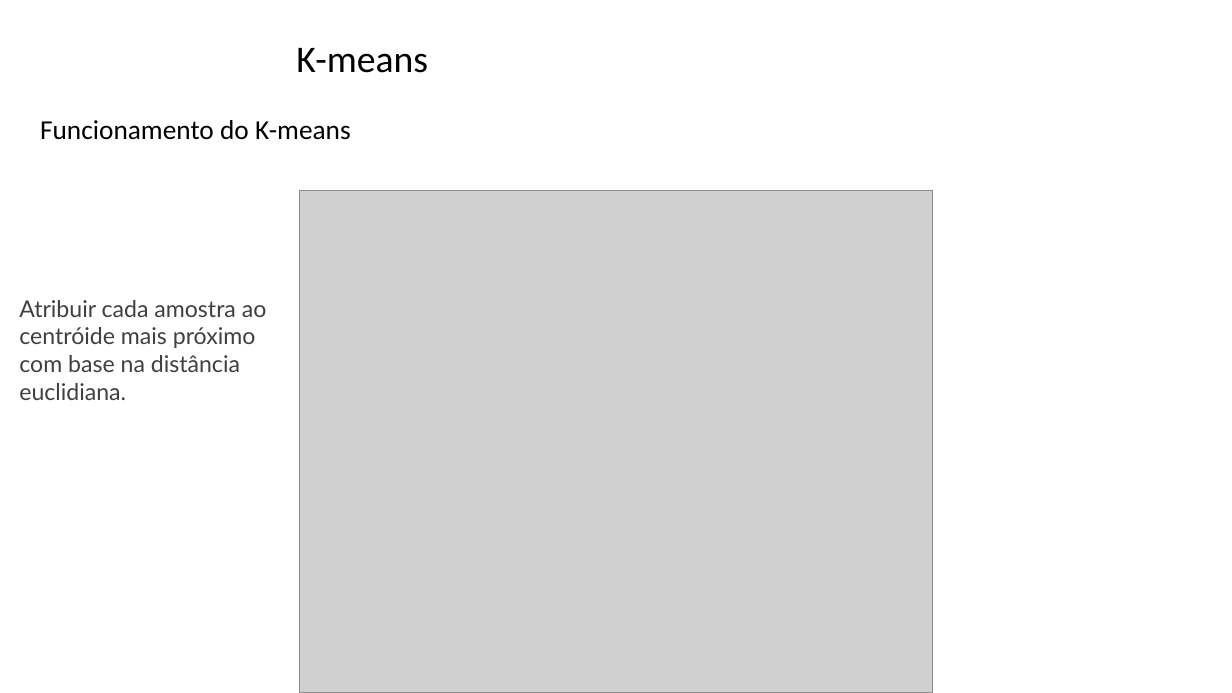
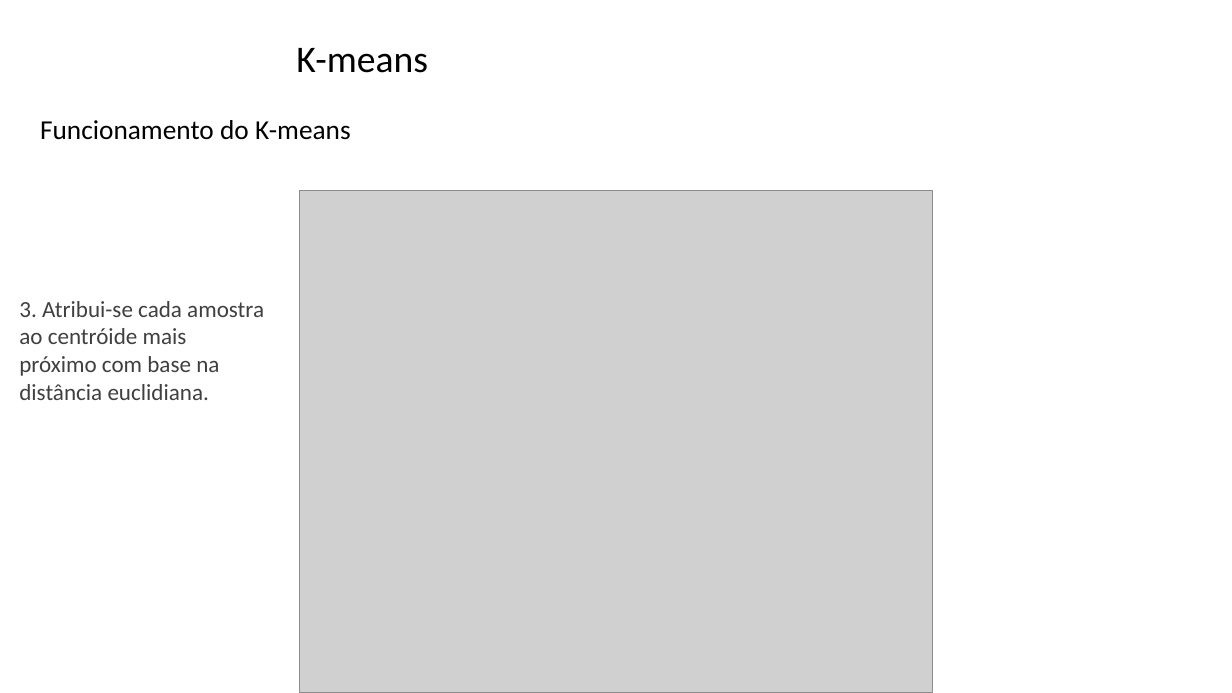
Before and after one commit to zz4fap/tp557-iot-ml, a slide deck: slide 9 of slides/TP557_16_detecção_de_anomalias.pptx. Drawn at 1232x693 pixels with LibreOffice and Linux fonts; fonts in the diff are those of the drawing; grey boxes stand for pictures; background and template pictures are left out. Boxes give left, top, right and bottom in pixels: in the first picture for what was removed or moved away, otherwise in the second. Text is boxed around its words. In the diff, an @@ line names an element or a change of style, - is before the commit and + after.

```diff
--- a/slides/TP557_16_detecção_de_anomalias.pptx
+++ b/slides/TP557_16_detecção_de_anomalias.pptx
@@ text at bbox=[19, 301, 264, 400]: text changed; font Lato to Calibri @@
-Atribuir cada amostra ao centróide mais próximo com base na distância euclidiana.
+3. Atribui-se cada amostra ao centróide mais próximo com base na distância euclidiana.
```
Also in this commit, not shown: 10 other slides changed, 12 slides removed.
